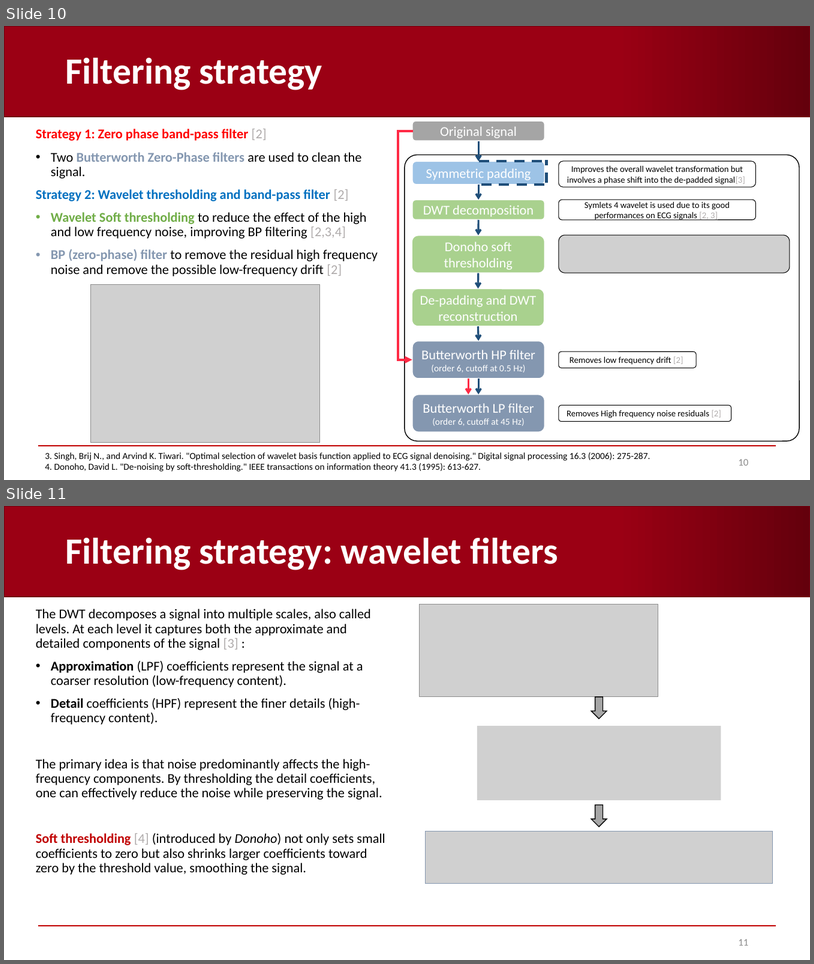
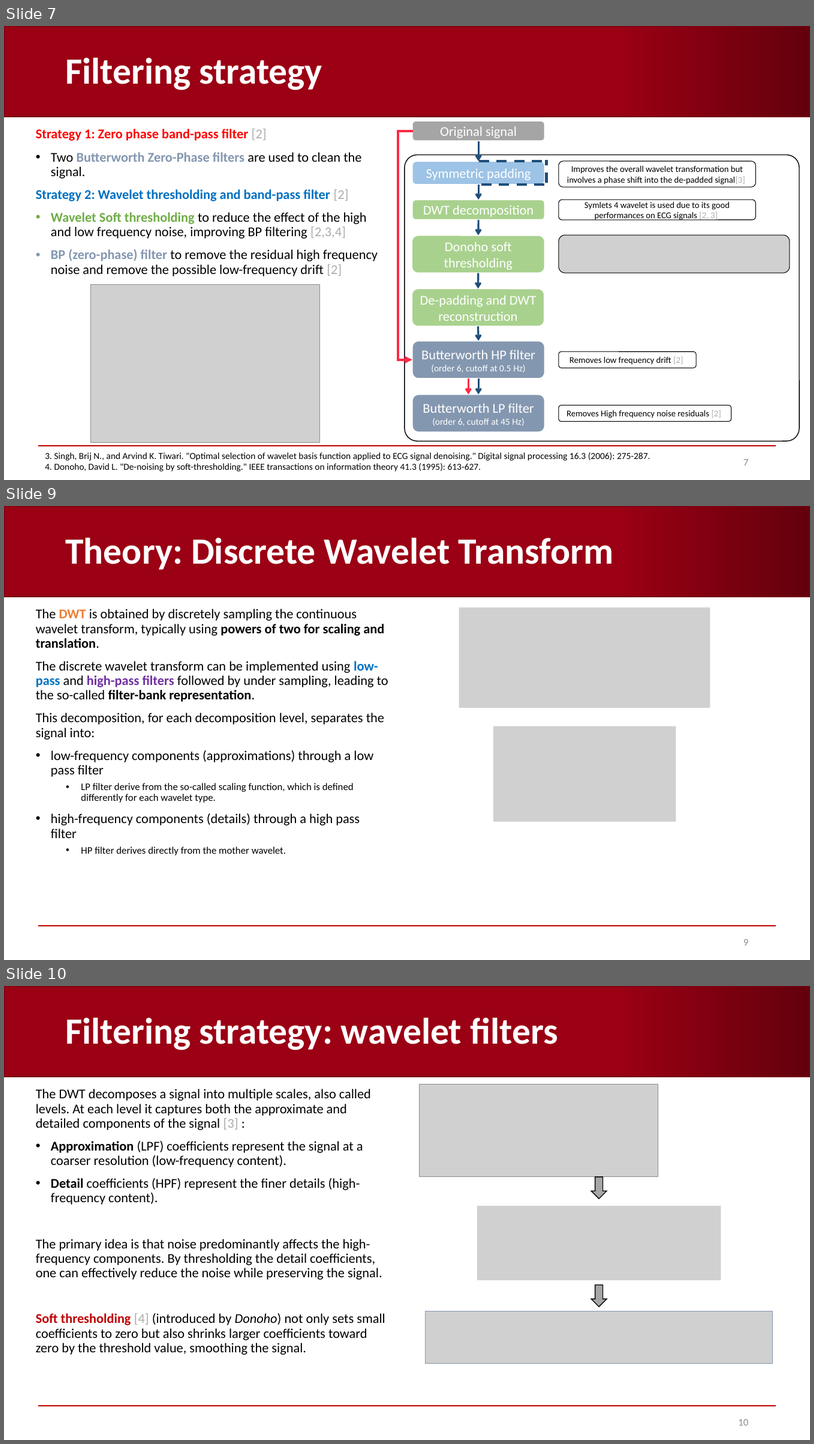
Before and after one commit to AndreaCorrado00/Tesi_magistrale_Corrado_Andrea, a slide deck: Documentation/3. in-depth spectrum analysis.pptx. Shown one above the other, each under a label of ours: slides 10 and 11 before the commit, slides 7, 9 and 10 after it; the slides between them are not shown. The pictures are 814x964 and 814x1444 pixels, drawn with LibreOffice and Linux fonts; fonts in the diff are those of the drawing; grey boxes stand for pictures; background and template pictures are left out. Boxes give left, top, right and bottom in pixels: in the first picture for what was removed or moved away, otherwise in the second. Text is boxed around its words. In the diff, an @@ line names an element or a change of style, - is before the commit and + after.

```diff
--- a/Documentation/3. in-depth spectrum analysis.pptx
+++ b/Documentation/3. in-depth spectrum analysis.pptx
@@ slide 9 added at (4,506,810,960), background #FFFFFF; not listed: 2 template elements that a slide beside it also shows @@
@@ title added at (65,537,614,570), 44 pt, text #FFFFFF, bold @@
+Theory: Discrete Wavelet Transform
@@ text added at (36,609,389,855), 16 pt, text #000000 @@
+The DWT is obtained by discretely sampling the continuous wavelet transform, typically using powers of two for scaling and translation.
+The discrete wavelet transform can be implemented using low-pass and high-pass filters followed by under sampling, leading to the so-called filter-bank representation.
+This decomposition, for each decomposition level, separates the signal into:
+• low-frequency components (approximations) through a low pass filter
+  • LP filter derive from the so-called scaling function, which is defined differently for each wavelet type.
+• high-frequency components (details) through a high pass filter
+  • HP filter derives directly from the mother wavelet.
@@ picture added at (459,607,711,708) @@
@@ picture added at (494,726,676,822) @@
@@ page number added at (744,939,749,945), 12 pt, text #8C8C8C @@
+9
@@ what was slide 10 is now slide 7 @@
@@ page number at (744,459,749,465): text changed @@
-10
+7
@@ what was slide 11 is now slide 10 @@
@@ page number at (738,1419,749,1425): text changed @@
-11
+10
```
Also in this commit, not shown: 7 slides changed, 4 other slides added, 5 slides removed, 2 other files.
